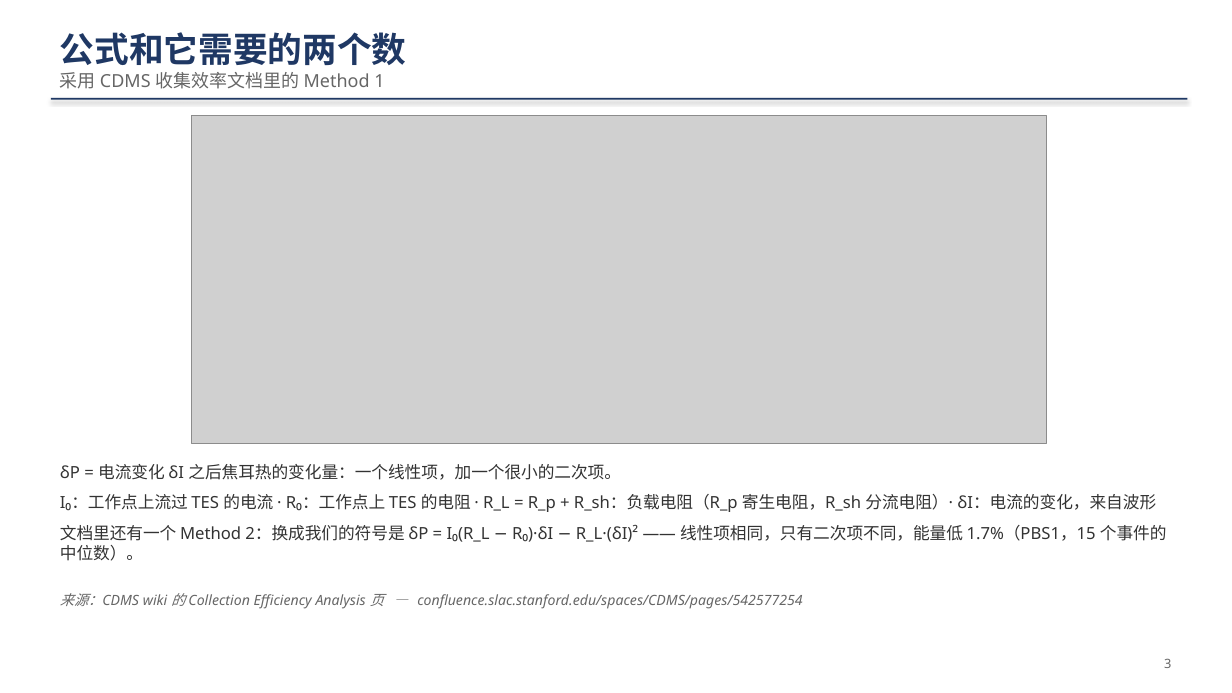
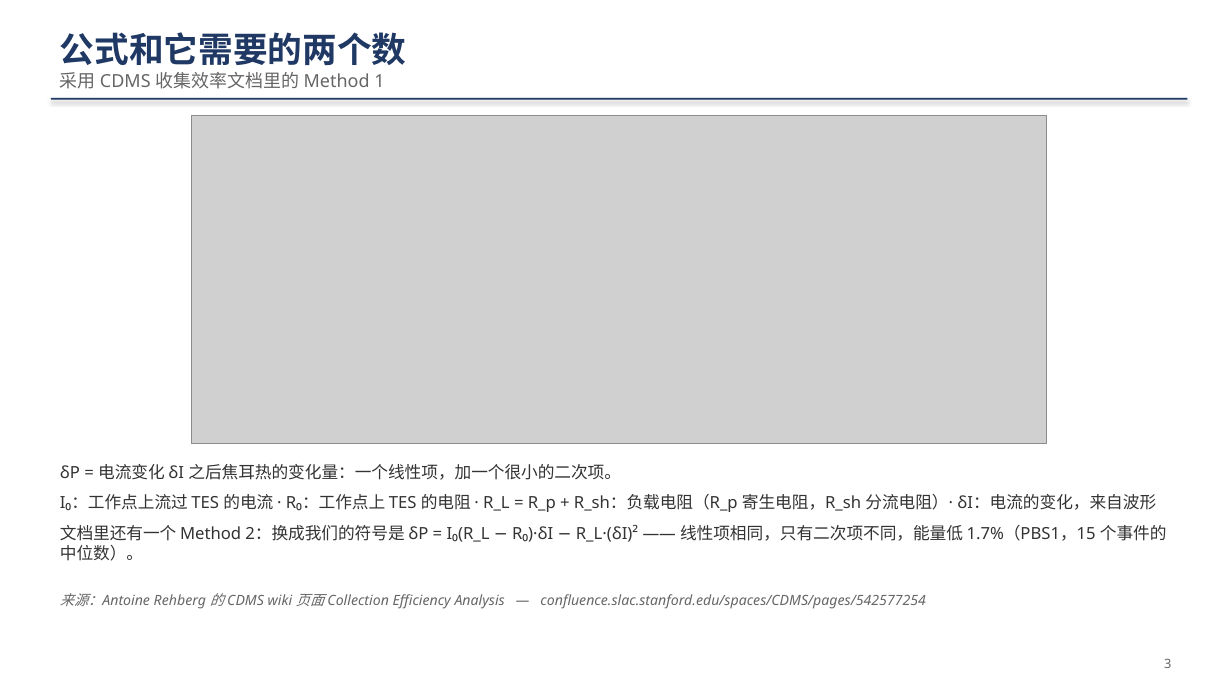
Before and after one commit to ZhihengLi0/urop, a slide deck: slide 3 of snolab/collection_efficiency/presentation/SNOLAB_R4_collection_efficiency_20260910_zh.pptx. Drawn at 1232x693 pixels with LibreOffice and Linux fonts; fonts in the diff are those of the drawing; grey boxes stand for pictures. Boxes give left, top, right and bottom in pixels: in the first picture for what was removed or moved away, otherwise in the second. Text is boxed around its words. In the diff, an @@ line names an element or a change of style, - is before the commit and + after.

```diff
--- a/snolab/collection_efficiency/presentation/SNOLAB_R4_collection_efficiency_20260910_zh.pptx
+++ b/snolab/collection_efficiency/presentation/SNOLAB_R4_collection_efficiency_20260910_zh.pptx
@@ text at [60, 593, 925, 609]: text changed @@
-来源：CDMS wiki 的 Collection Efficiency Analysis 页 — confluence.slac.stanford.edu/spaces/CDMS/pages/542577254
+来源：Antoine Rehberg 的 CDMS wiki 页面 Collection Efficiency Analysis — confluence.slac.stanford.edu/spaces/CDMS/pages/542577254
```
Also in this commit, not shown: 8 other files.
